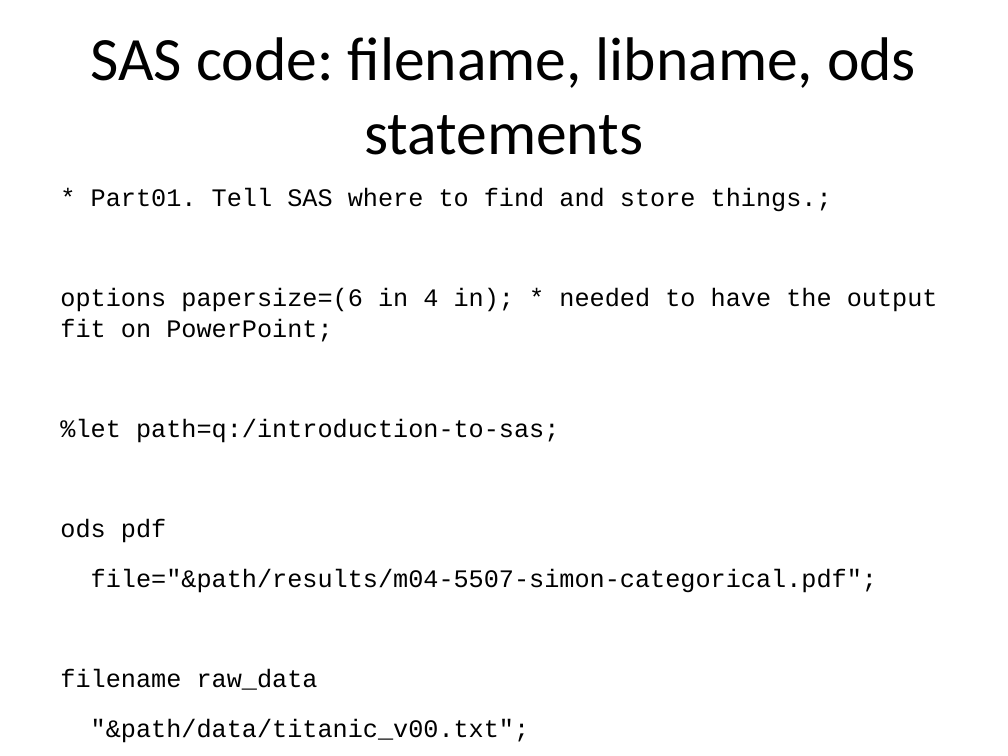
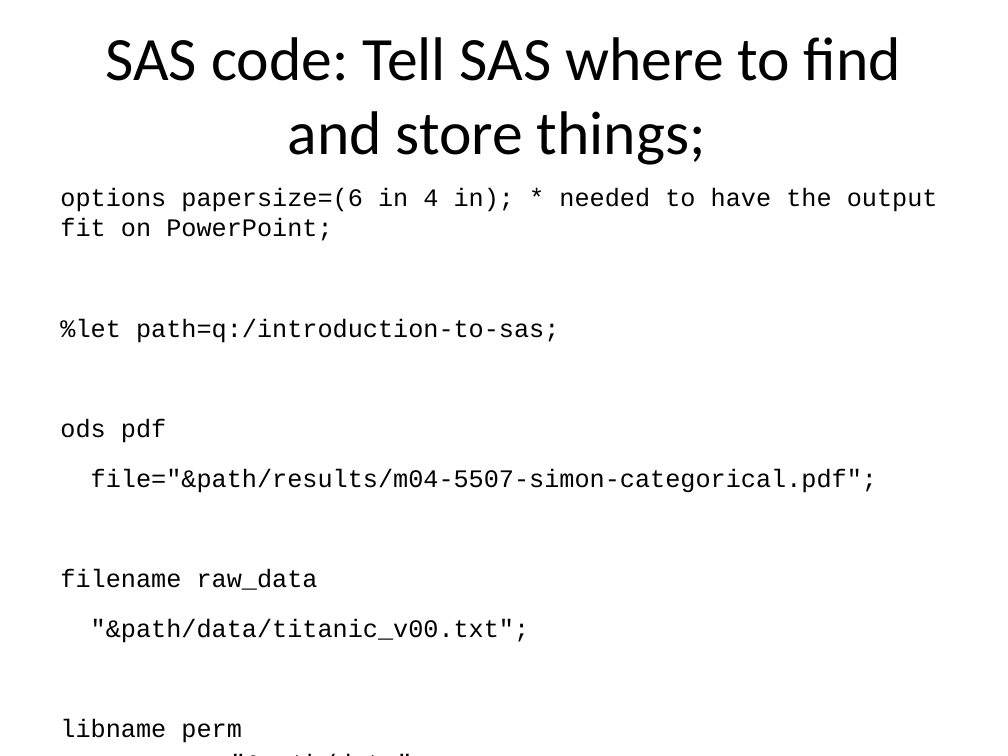
Before and after one commit to pmean/introduction-to-SAS, a slide deck: slide 4 of results/m04-slides-and-speaker-notes.pptx (slide 5 before the commit). Drawn at 1008x756 pixels with LibreOffice and Linux fonts; fonts in the diff are those of the drawing. Boxes give left, top, right and bottom in pixels: in the first picture for what was removed or moved away, otherwise in the second. Text is boxed around its words. In the diff, an @@ line names an element or a change of style, - is before the commit and + after.

```diff
--- a/results/m04-slides-and-speaker-notes.pptx
+++ b/results/m04-slides-and-speaker-notes.pptx
@@ title at <box>105,37,901,165</box>: text changed @@
-SAS code: filename, libname, ods statements
+SAS code: Tell SAS where to find and store things;
@@ text at <box>60,188,938,643</box>: text changed @@
-* Part01. Tell SAS where to find and store things.;
-options papersize=(6 in 4 in); * needed to have the output fit on PowerPoint;
-%let path=q:/introduction-to-sas;
-ods pdf
-file="&path/results/m04-5507-simon-categorical.pdf";
-filename raw_data
-"&path/data/titanic_v00.txt";
-libname intro
-"&path/data";
+options papersize=(6 in 4 in); * needed to have the output fit on PowerPoint;
+%let path=q:/introduction-to-sas;
+ods pdf
+file="&path/results/m04-5507-simon-categorical.pdf";
+filename raw_data
+"&path/data/titanic_v00.txt";
+libname perm
+"&path/data";
```
Also in this commit, not shown: 36 other slides changed, 2 slides removed, 5 other files.
